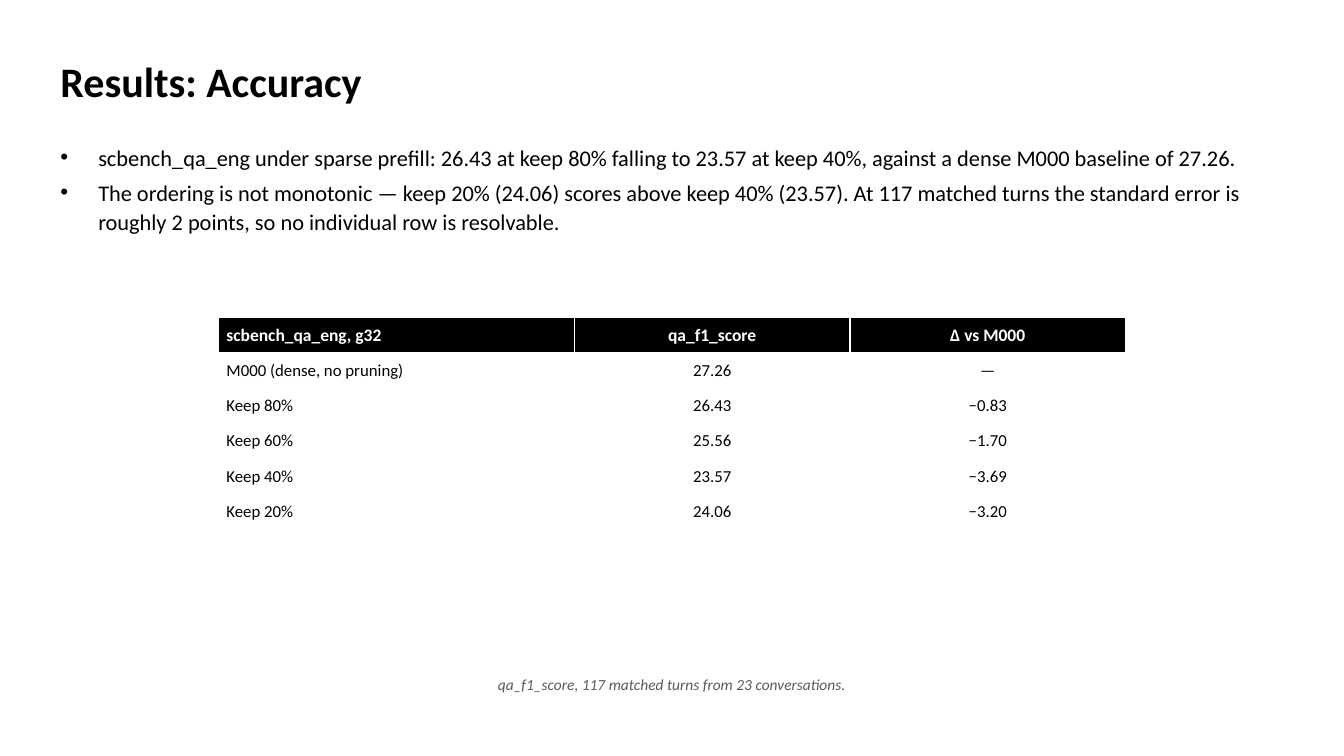
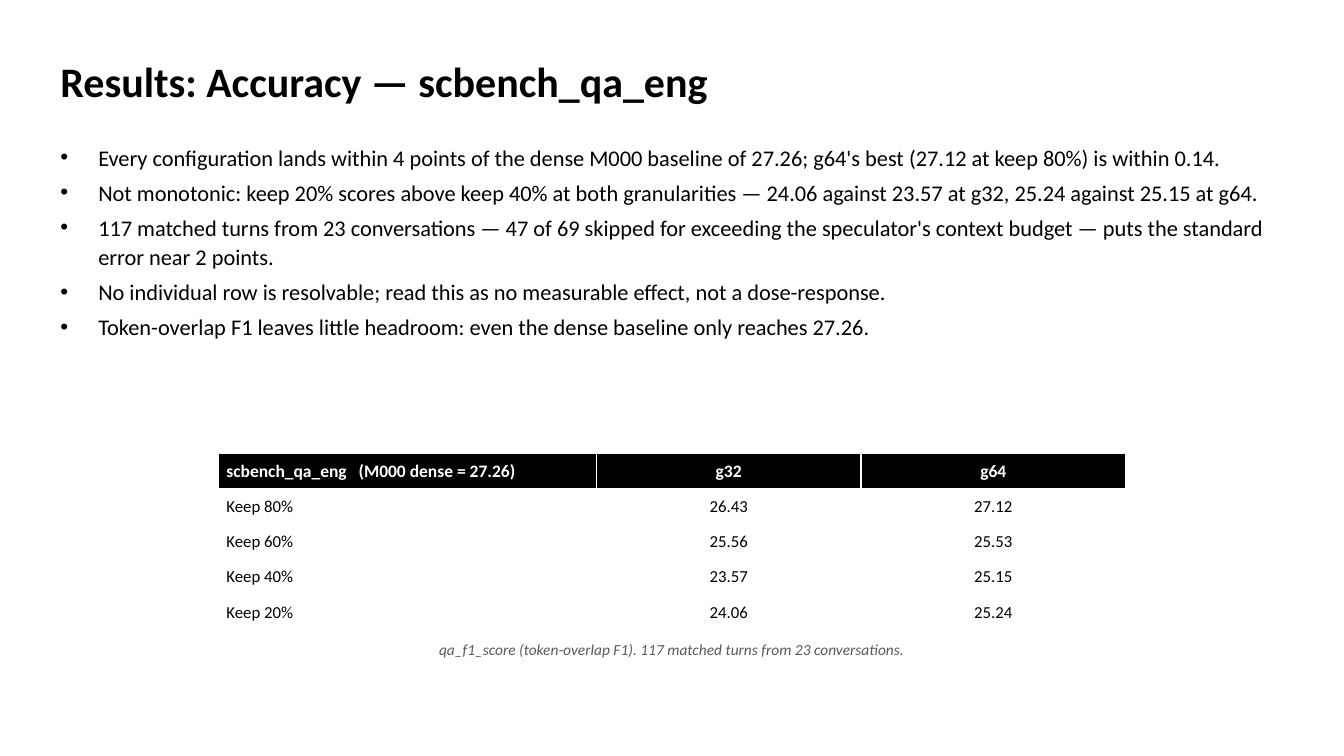
Before and after one commit to MS-Feeds/vllm-msn, a slide deck: slide 24 of benchmarks/spec_prefill_multi_turn/spec_prefill_multi_turn_template.pptx (slide 23 before the commit). Drawn at 1344x756 pixels with LibreOffice and Linux fonts; fonts in the diff are those of the drawing. Boxes give left, top, right and bottom in pixels: in the first picture for what was removed or moved away, otherwise in the second. Text is boxed around its words. In the diff, an @@ line names an element or a change of style, - is before the commit and + after.

```diff
--- a/benchmarks/spec_prefill_multi_turn/spec_prefill_multi_turn_template.pptx
+++ b/benchmarks/spec_prefill_multi_turn/spec_prefill_multi_turn_template.pptx
@@ text at [60, 67, 707, 104]: text changed @@
-Results: Accuracy
+Results: Accuracy — scbench_qa_eng
@@ text at [98, 150, 1263, 339]: text changed @@
-• scbench_qa_eng under sparse prefill: 26.43 at keep 80% falling to 23.57 at keep 40%, against a dense M000 baseline of 27.26.
-• The ordering is not monotonic — keep 20% (24.06) scores above keep 40% (23.57). At 117 matched turns the standard error is roughly 2 points, so no individual row is resolvable.
+• Every configuration lands within 4 points of the dense M000 baseline of 27.26; g64's best (27.12 at keep 80%) is within 0.14.
+• Not monotonic: keep 20% scores above keep 40% at both granularities — 24.06 against 23.57 at g32, 25.24 against 25.15 at g64.
+• 117 matched turns from 23 conversations — 47 of 69 skipped for exceeding the speculator's context budget — puts the standard error near 2 points.
+• No individual row is resolvable; read this as no measurable effect, not a dose-response.
+• Token-overlap F1 leaves little headroom: even the dense baseline only reaches 27.26.
@@ table at [219, 454, 1125, 630] @@
-row 1: scbench_qa_eng, g32 | qa_f1_score | Δ vs M000
-row 2: M000 (dense, no pruning) | 27.26 | —
-row 3: Keep 80% | 26.43 | −0.83
-row 4: Keep 60% | 25.56 | −1.70
-row 5: Keep 40% | 23.57 | −3.69
-row 6: Keep 20% | 24.06 | −3.20
+row 1: scbench_qa_eng (M000 dense = 27.26) | g32 | g64
+row 2: Keep 80% | 26.43 | 27.12
+row 3: Keep 60% | 25.56 | 25.53
+row 4: Keep 40% | 23.57 | 25.15
+row 5: Keep 20% | 24.06 | 25.24
@@ table: place and size @@
-table at [219, 318, 1125, 529]
+table at [219, 454, 1125, 630]
@@ text at [439, 644, 904, 658]: text changed @@
-qa_f1_score, 117 matched turns from 23 conversations.
+qa_f1_score (token-overlap F1). 117 matched turns from 23 conversations.
```
Also in this commit, not shown: 9 other slides changed, 6 slides added, 2 slides removed, 12 other files.
